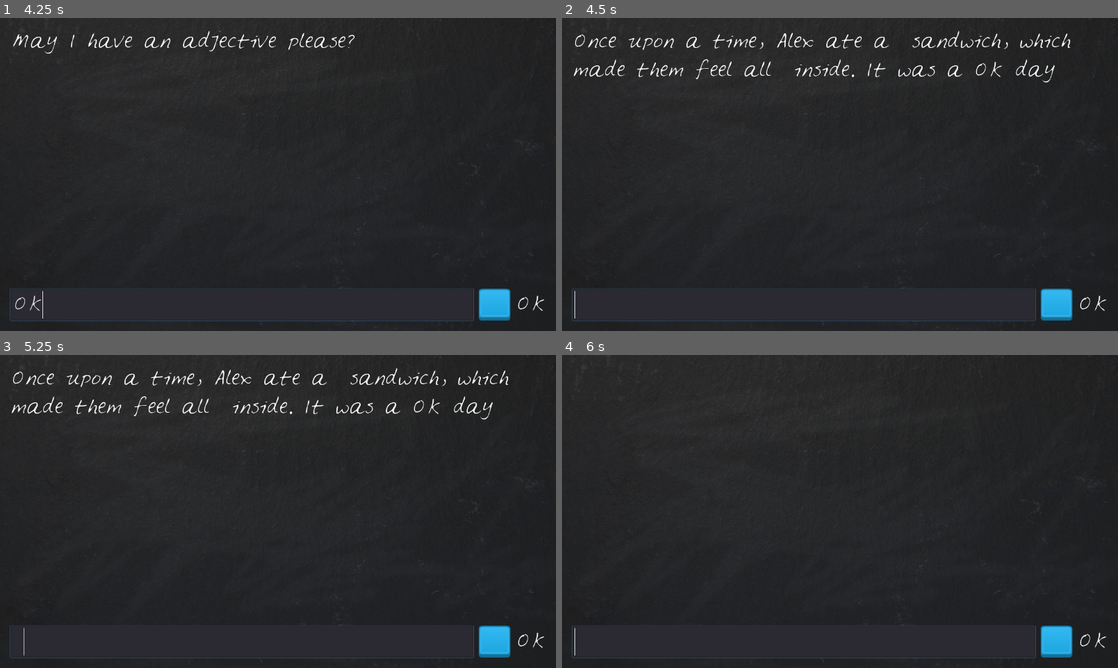
Above: before the commit, frames 1-4 (two rows, left to right).
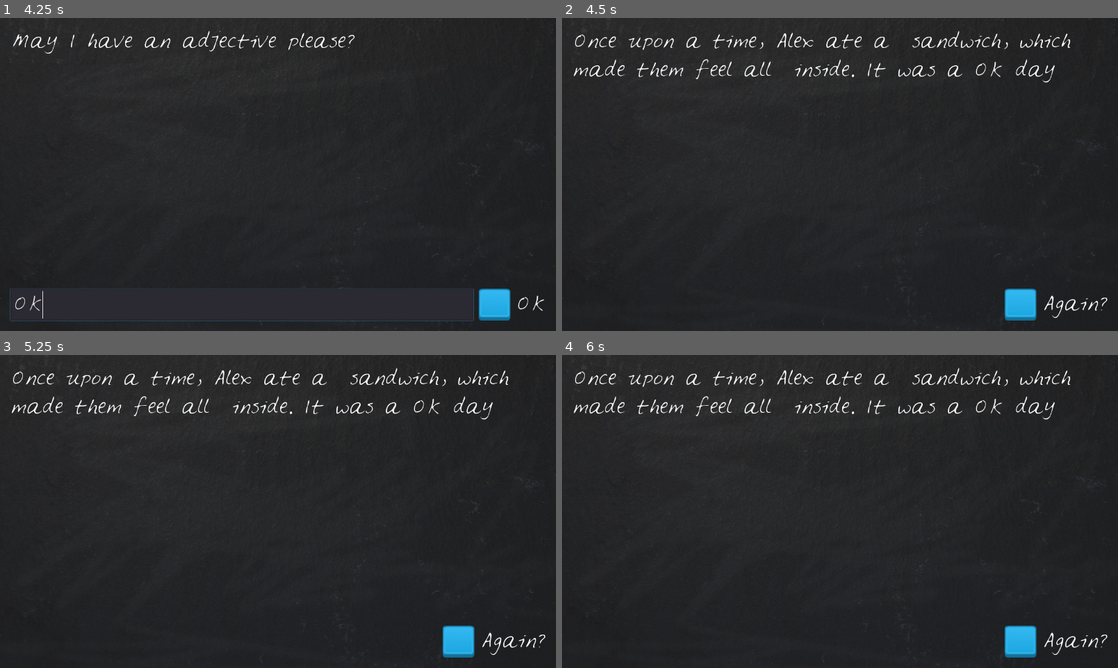
Above: after the commit, the same moments.

Repository: kalakian/DiscoveringGodot
Game: Godot game, scene res://LoonyLips.tscn
Same seed, same stepped clock (60 frames per second), same inputs: the game is played once before the commit and once after it.
Inputs (mouse positions are in pixels of both pictures, inside the frame that each line leads up to):
- Up to frame 1 (4.25 s): click (244, 305) at 0.52 s; type "Alex" at 0.6 s; click (494, 305) at 1.25 s; click (494, 305) at 2 s; click (494, 305) at 2.75 s; type "OK" at 3.5 s
- Up to frame 2 (4.5 s): tap Enter at 4.25 s
- Up to frame 3 (5.25 s): tap Space at 5 s
- Up to frame 4 (6 s): tap Enter at 5.75 s

Frame 1 is identical in both runs. In frame 2, 1.6% of the frame differs, in the area x 1-99%, y 86-97%; in frame 3, 1.6%; in frame 4, 3.2%, in the area x 1-99%, y 4-97%.
Error before the commit: Invalid get index '5' (on base: 'Array'). (res://LoonyLips.gd:52)

Commit message:
Loony Lips: Repeat Game
- Player cannot enter text once the story has been displayed (fixed crash bug)
- Can press the button to play the game again

Diff:
--- a/Loony_Lips/LoonyLips.gd
+++ b/Loony_Lips/LoonyLips.gd
@@ -23,7 +23,10 @@
 
 
 func _on_OKButton_pressed():
-	add_to_player_words()
+	if is_story_done():
+		get_tree().reload_current_scene()
+	else:
+		add_to_player_words()
 
 
 func add_to_player_words():
@@ -39,7 +42,7 @@
 
 func check_player_words_length():
 	if is_story_done():
-		tell_story()
+		end_game()
 	else:
 		prompt_player()
 
@@ -50,3 +53,9 @@
 
 func prompt_player():
 	DisplayText.text += "May I have " + prompts[player_words.size()] + " please?"
+
+
+func end_game():
+	tell_story()
+	PlayerText.queue_free()
+	$VBoxContainer/HBoxContainer/Label.text = "Again?"
--- a/Loony_Lips/LoonyLips.tscn
+++ b/Loony_Lips/LoonyLips.tscn
@@ -52,6 +52,7 @@
 margin_right = 1232.0
 margin_bottom = 672.0
 custom_constants/separation = 12
+alignment = 2
 
 [node name="PlayerText" type="LineEdit" parent="VBoxContainer/HBoxContainer"]
 margin_right = 1066.0
